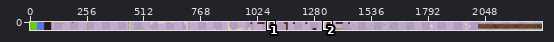
Sprite sheet: libs/resources/src/tilesets/base/base-tileset.png. The first picture is a wide view before the edit; the outline marks the close-up.
Close-up. The starting point:
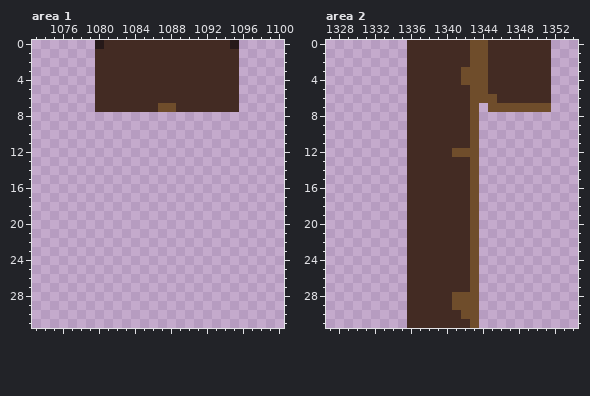
The file is 2304x32 pixels. Shown: area 1: x 1073..1100, y 0..31; area 2: x 1327..1354, y 0..31.
After the commit:
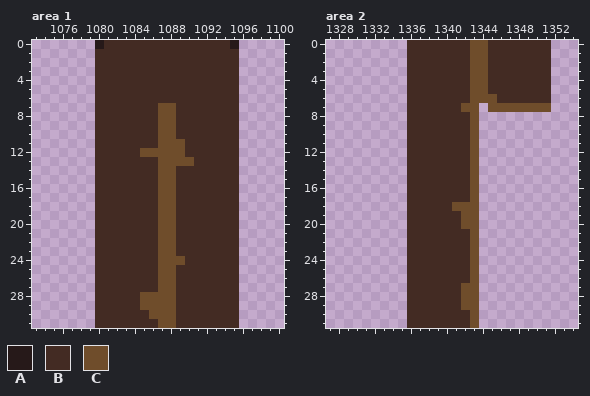
Palette (. is transparent): A #261919  B #432b23  C #6f4d2b
Diff:
Area 1:
Colour B is added in rows 8 to 10 at x 1080 to 1086 and 1089 to 1095; in row 11 at x 1080 to 1086 and 1090 to 1095; in row 12 at x 1080 to 1084 and 1090 to 1095; in row 13 at x 1080 to 1086 and 1091 to 1095; in rows 14 to 23 at x 1080 to 1086 and 1089 to 1095; in row 24 at x 1080 to 1086 and 1090 to 1095.
Colour B is added in rows 25 to 27 at x 1080 to 1086 and 1089 to 1095; in rows 28 to 29 at x 1080 to 1084 and 1089 to 1095; in row 30 at x 1080 to 1085 and 1089 to 1095; in row 31 at x 1080 to 1086 and 1089 to 1095.
Colour C is added in rows 8 to 10 at x 1087 to 1088; in row 11 at x 1087 to 1089; in row 12 at x 1085 to 1089; in row 13 at x 1087 to 1090; in rows 14 to 23 at x 1087 to 1088; in row 24 at x 1087 to 1089.
Colour C is added in rows 25 to 27 at x 1087 to 1088; in rows 28 to 29 at x 1085 to 1088; in row 30 at x 1086 to 1088; in row 31 at x 1087 to 1088.
Area 2:
Colour B replaces colour C in rows 3 to 4 at x 1342; in row 12 at x 1341 to 1342; in rows 28 to 29 at x 1341; in row 30 at x 1342.
Colour C replaces colour B in row 7 at x 1342; in row 18 at x 1341 to 1342; in rows 19 to 20 at x 1342; in row 27 at x 1342.
